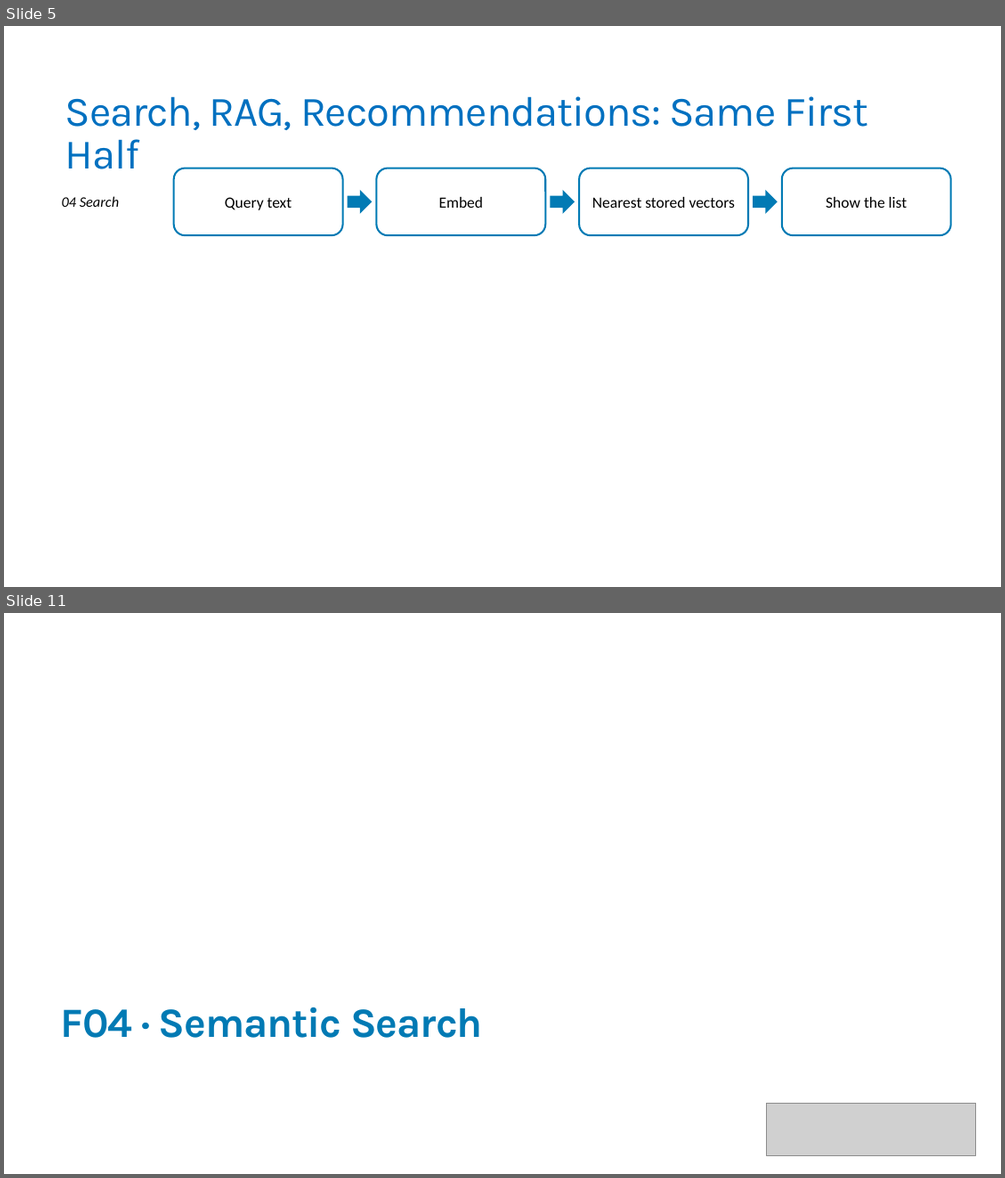
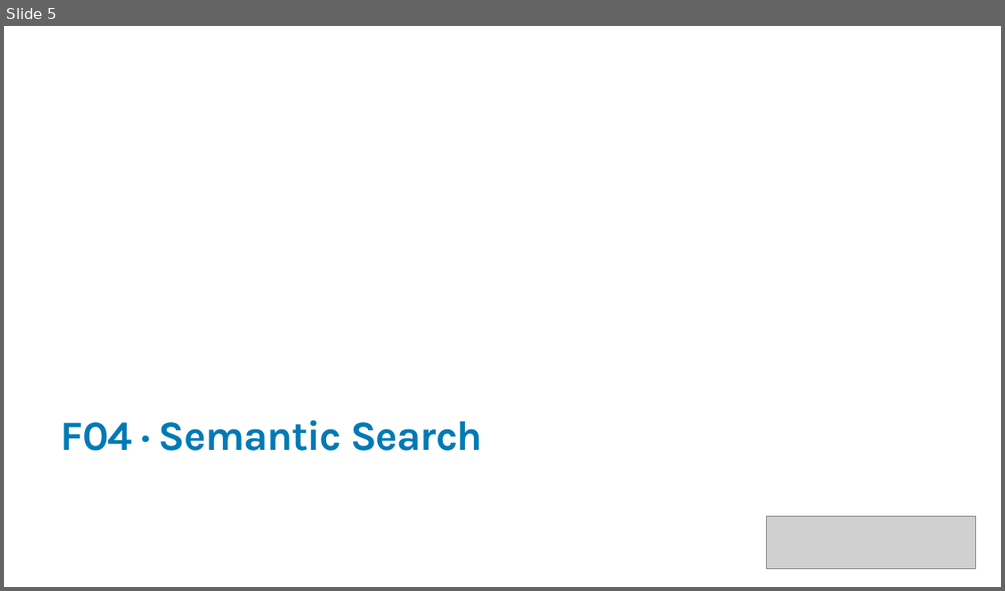
Before and after one commit to trailheadtechnology/10-ai-features-workshop, a slide deck: docs/slides/pptx/M2-finding.pptx. Shown one above the other, each under a label of ours: slides 5 and 11 before the commit, slide 5 after it; the slides between them are not shown. The pictures are 1005x1178 and 1005x591 pixels, drawn with LibreOffice and Linux fonts; fonts in the diff are those of the drawing; grey boxes stand for pictures. Boxes give left, top, right and bottom in pixels: in the first picture for what was removed or moved away, otherwise in the second. Text is boxed around its words. In the diff, an @@ line names an element or a change of style, - is before the commit and + after.

```diff
--- a/docs/slides/pptx/M2-finding.pptx
+++ b/docs/slides/pptx/M2-finding.pptx
@@ slide 5 removed at (x1=4, y1=26, x2=1001, y2=587), background #FFFFFF @@
@@ title removed at (x1=65, y1=96, x2=868, y2=169) @@
-Search, RAG, Recommendations: Same First Half
@@ rounded rectangle removed at (x1=174, y1=168, x2=343, y2=235) @@
-Query text
@@ rounded rectangle removed at (x1=376, y1=168, x2=545, y2=235) @@
-Embed
@@ rounded rectangle removed at (x1=579, y1=168, x2=748, y2=235) @@
-Nearest stored vectors
@@ rounded rectangle removed at (x1=782, y1=168, x2=951, y2=235) @@
-Show the list
@@ text removed at (x1=62, y1=196, x2=119, y2=207) @@
-04 Search
@@ right arrow removed at (x1=348, y1=190, x2=372, y2=214) @@
@@ right arrow removed at (x1=550, y1=190, x2=574, y2=214) @@
@@ right arrow removed at (x1=752, y1=190, x2=777, y2=214) @@
@@ what was slide 11 is now slide 5 @@
```
Also in this commit, not shown: 11 slides changed, 5 other slides removed, 57 other files.
